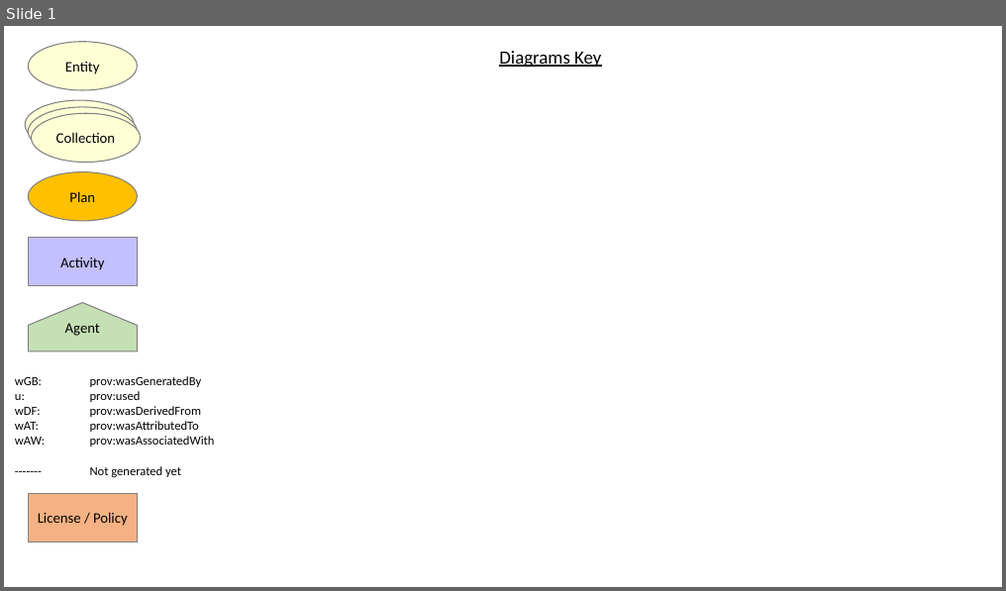
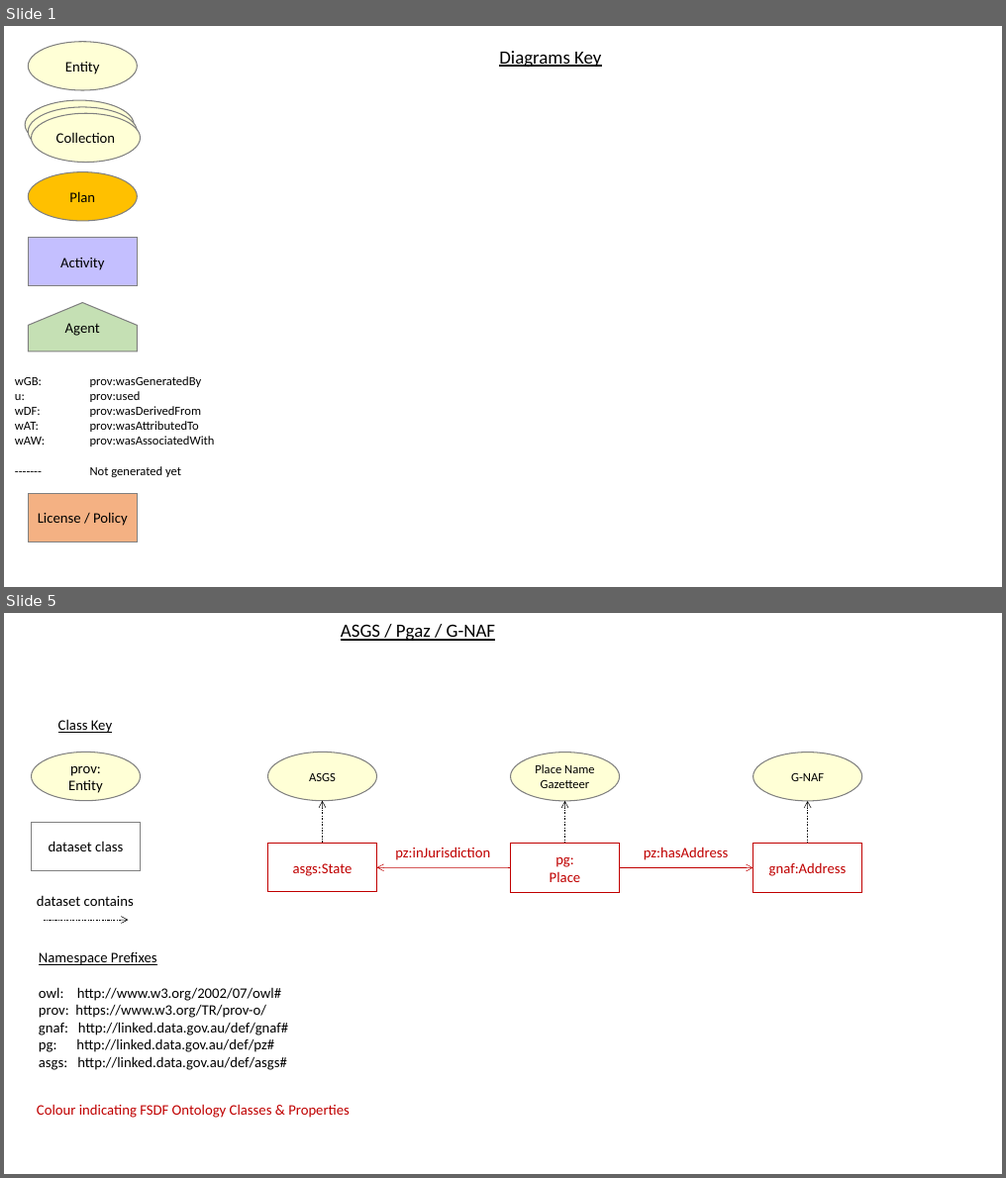
Before and after one commit to GeoscienceAustralia/fsdf-ont, a slide deck: docs/fsdf-ont-images.pptx. Shown one above the other, each under a label of ours: slide 1 before the commit, slides 1 and 5 after it; the slides between them are not shown. The pictures are 1006x591 and 1006x1178 pixels, drawn with LibreOffice and Linux fonts; fonts in the diff are those of the drawing. Boxes give left, top, right and bottom in pixels: in the first picture for what was removed or moved away, otherwise in the second. Text is boxed around its words. In the diff, an @@ line names an element or a change of style, - is before the commit and + after.

```diff
--- a/docs/fsdf-ont-images.pptx
+++ b/docs/fsdf-ont-images.pptx
@@ slide 5 added at bbox=[4, 613, 1002, 1174], background #FFFFFF @@
@@ text added at bbox=[341, 624, 495, 641], 18 pt, text #000000, underline @@
+ASGS / Pgaz / G-NAF
@@ text added at bbox=[58, 719, 112, 733], 14 pt, text #000000, underline @@
+Class Key
@@ ellipse added at bbox=[31, 753, 141, 801], fill #FFFFD6, outline #808080 1 pt, 14 pt, text #000000 @@
+prov: Entity
@@ ellipse added at bbox=[268, 753, 377, 801], fill #FFFFD6, outline #808080 1 pt, 12 pt, text #000000 @@
+ASGS
@@ ellipse added at bbox=[511, 753, 620, 801], fill #FFFFD6, outline #808080 1 pt, 12 pt, text #000000 @@
+Place Name Gazetteer
@@ ellipse added at bbox=[753, 753, 862, 801], fill #FFFFD6, outline #808080 1 pt, 12 pt, text #000000 @@
+G-NAF
@@ arrow added from (322, 844) to (322, 801), #000000 0.5 pt dashed @@
@@ arrow added from (564, 844) to (564, 801), #000000 0.5 pt dashed @@
@@ arrow added from (808, 844) to (808, 801), #000000 0.5 pt dashed @@
@@ rectangle added at bbox=[31, 823, 141, 871], fill #FFFFFF, outline #808080 1 pt, 14 pt, text #000000 @@
+dataset class
@@ rectangle added at bbox=[268, 844, 377, 892], fill #FFFFFF, outline #C00000 1 pt, 14 pt, text #C00000 @@
+asgs:State
@@ text added at bbox=[395, 847, 490, 861], 14 pt, text #C00000 @@
+pz:inJurisdiction
@@ rectangle added at bbox=[511, 844, 620, 892], fill #FFFFFF, outline #C00000 1 pt, 14 pt, text #C00000 @@
+pg:
+Place
@@ text added at bbox=[644, 847, 729, 861], 14 pt, text #C00000 @@
+pz:hasAddress
@@ rectangle added at bbox=[753, 844, 862, 892], fill #FFFFFF, outline #C00000 1 pt, 14 pt, text #C00000 @@
+gnaf:Address
@@ arrow added from (511, 868) to (377, 867), #C00000 0.5 pt @@
@@ arrow added from (620, 868) to (753, 868), #C00000 0.5 pt @@
@@ text added at bbox=[37, 895, 134, 906], 14 pt, text #000000 @@
+dataset contains
@@ arrow added from (43, 920) to (129, 920), #000000 0.5 pt dashed @@
@@ text added at bbox=[39, 953, 288, 1070], 14 pt, text #000000 @@
+Namespace Prefixes
+owl: http://www.w3.org/2002/07/owl#
+prov: https://www.w3.org/TR/prov-o/
+gnaf: http://linked.data.gov.au/def/gnaf#
+pg: http://linked.data.gov.au/def/pz#
+asgs: http://linked.data.gov.au/def/asgs#
@@ text added at bbox=[37, 1104, 350, 1118], 14 pt, text #C00000 @@
+Colour indicating FSDF Ontology Classes & Properties
```
Also in this commit, not shown: 2 slides changed, 2 other slides added, 1 slide removed, 10 other files.
